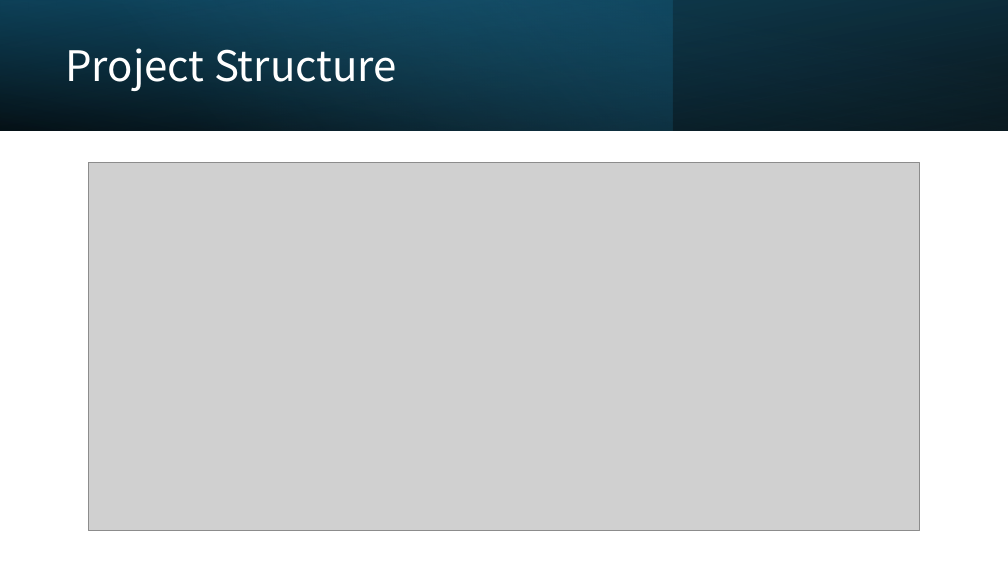
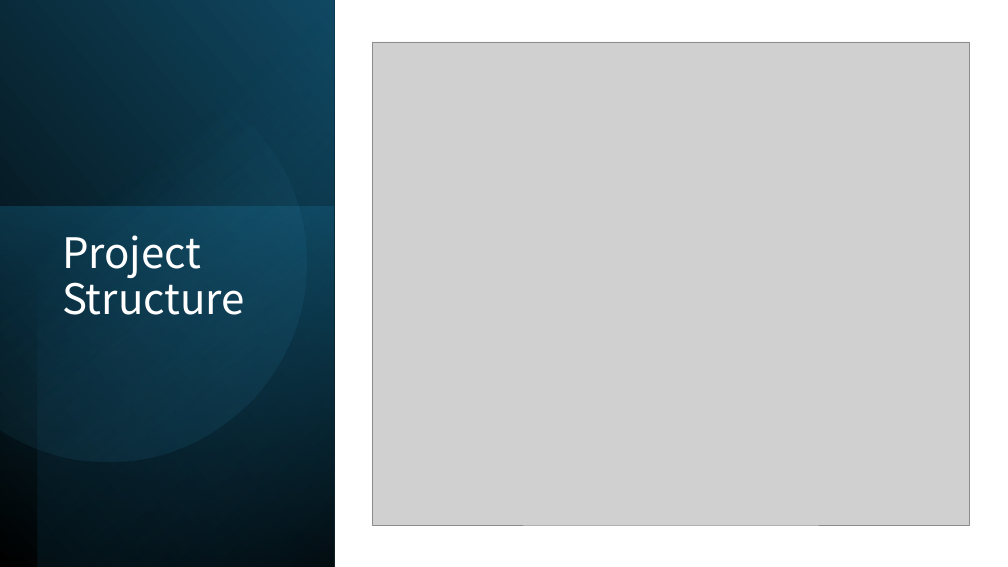
Before and after one commit to SYBNRBG-19/CSCI-6966, a slide deck: slide 2 of Project/Presentation.pptx. Drawn at 1008x567 pixels with LibreOffice and Linux fonts; fonts in the diff are those of the drawing; grey boxes stand for pictures. Boxes give left, top, right and bottom in pixels: in the first picture for what was removed or moved away, otherwise in the second. Text is boxed around its words. In the diff, an @@ line names an element or a change of style, - is before the commit and + after.

```diff
--- a/Project/Presentation.pptx
+++ b/Project/Presentation.pptx
@@ rectangle removed at <box>0,0,1008,130</box> @@
@@ rectangle removed at <box>0,0,672,130</box> @@
@@ rectangle removed at <box>0,0,1008,130</box> @@
@@ rectangle added at <box>0,0,334,567</box>, fill gradient #000000 to #104862 @@
@@ rectangle added at <box>38,0,334,567</box>, fill gradient #000000 to #156082 @@
@@ freeform shape added at <box>0,39,342,497</box>, fill gradient #46B1E1 to #104862 @@
@@ picture: place and size @@
-picture at <box>88,163,920,531</box>
+picture at <box>372,42,969,525</box>
@@ rectangle added at <box>0,207,334,567</box>, fill gradient #156082 to #0B3041 @@
@@ text "Project Structure": place and size @@
-text "Project Structure" at <box>65,48,397,91</box>
+text "Project Structure" at <box>62,235,245,315</box>
@@ text "Project Structure" at <box>62,235,245,315</box>: vertical alignment middle to top @@
```
Also in this commit, not shown: 2 other files.
